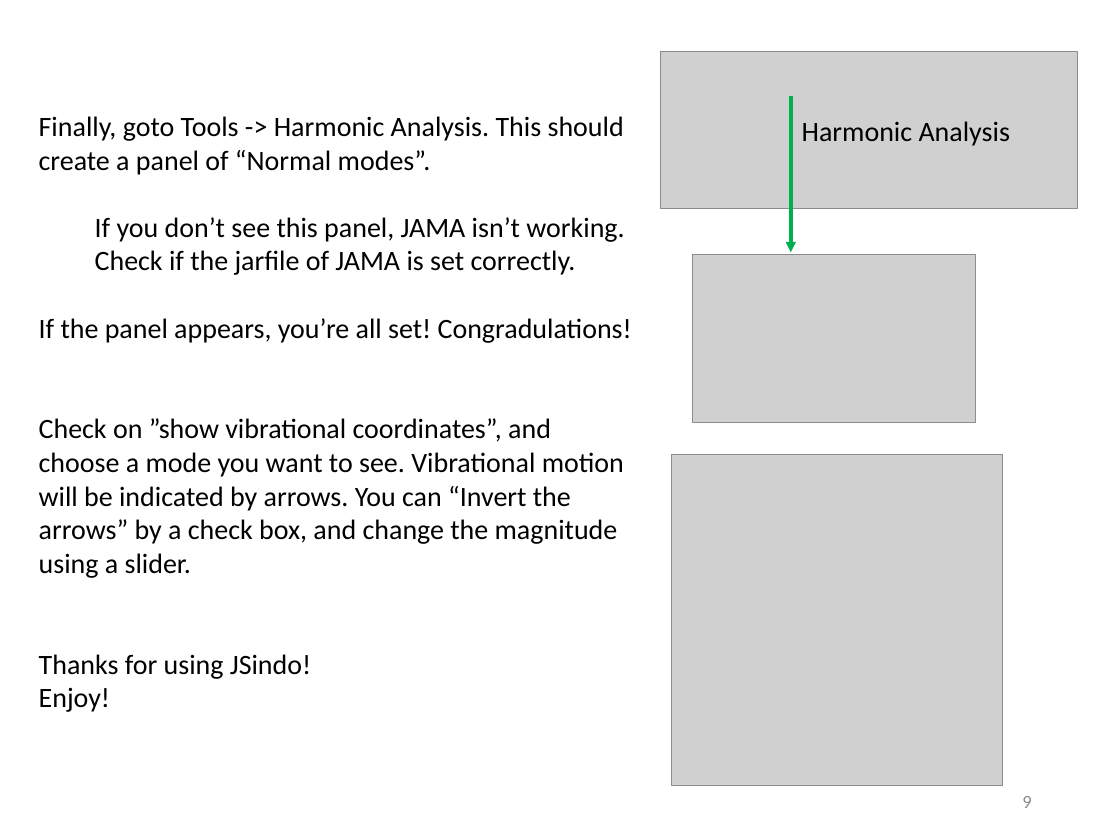
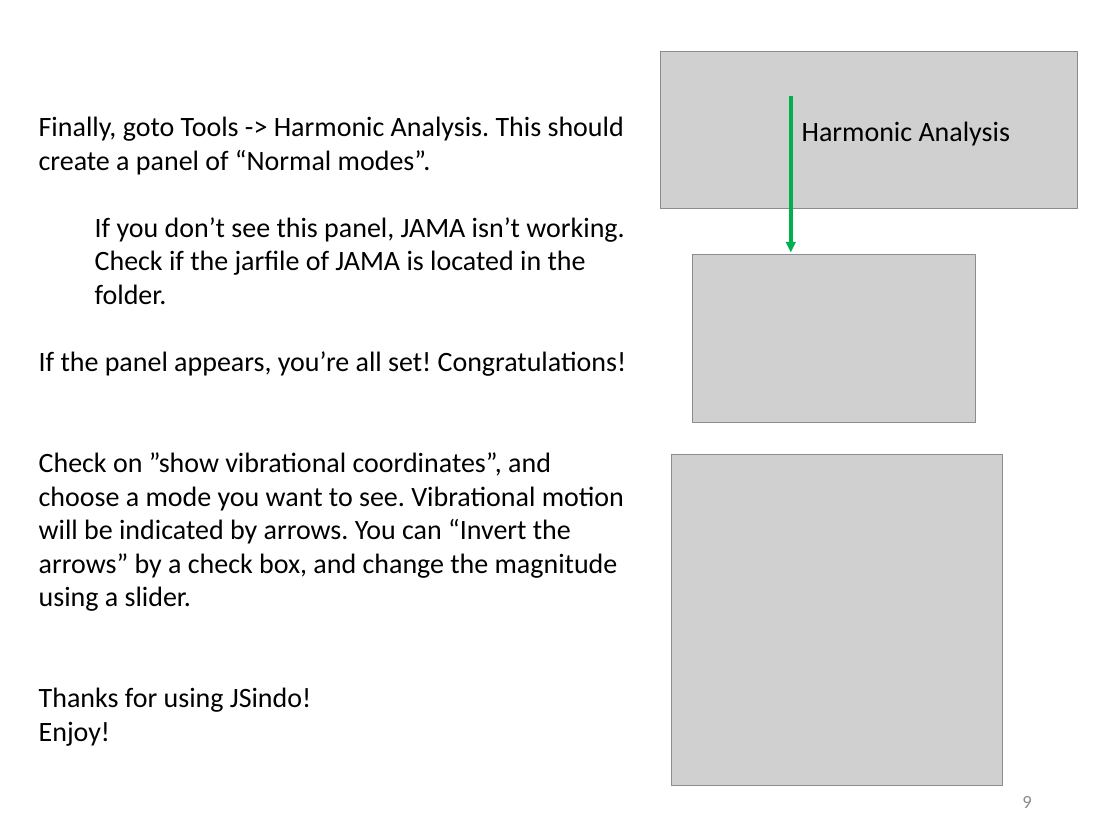
Before and after one commit to yagikiyoshi/sindo, a slide deck: slide 10 of doc/JSindo/install_linux.pptx. Drawn at 1120x840 pixels with LibreOffice and Linux fonts; fonts in the diff are those of the drawing; grey boxes stand for pictures. Boxes give left, top, right and bottom in pixels: in the first picture for what was removed or moved away, otherwise in the second. Text is boxed around its words. In the diff, an @@ line names an element or a change of style, - is before the commit and + after.

```diff
--- a/doc/JSindo/install_linux.pptx
+++ b/doc/JSindo/install_linux.pptx
@@ text at [39, 217, 627, 376]: text changed @@
-  If you don’t see this panel, JAMA isn’t working. Check if the jarfile of JAMA is set correctly.
-If the panel appears, you’re all set! Congradulations!
+  If you don’t see this panel, JAMA isn’t working. Check if the jarfile of JAMA is located in the folder.
+If the panel appears, you’re all set! Congratulations!
```
Also in this commit, not shown: 5 other slides changed, 3 slides added, 3 slides removed, 6 other files.
